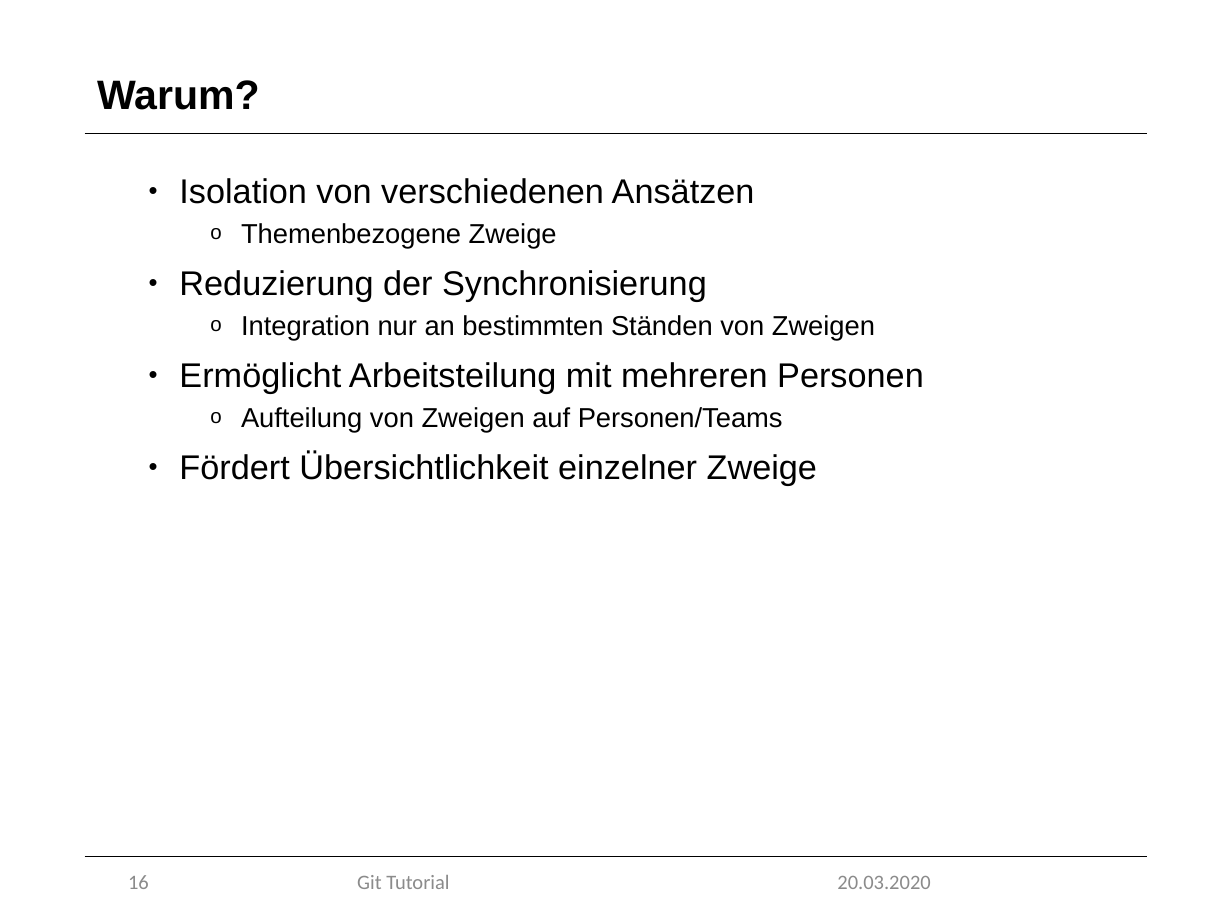
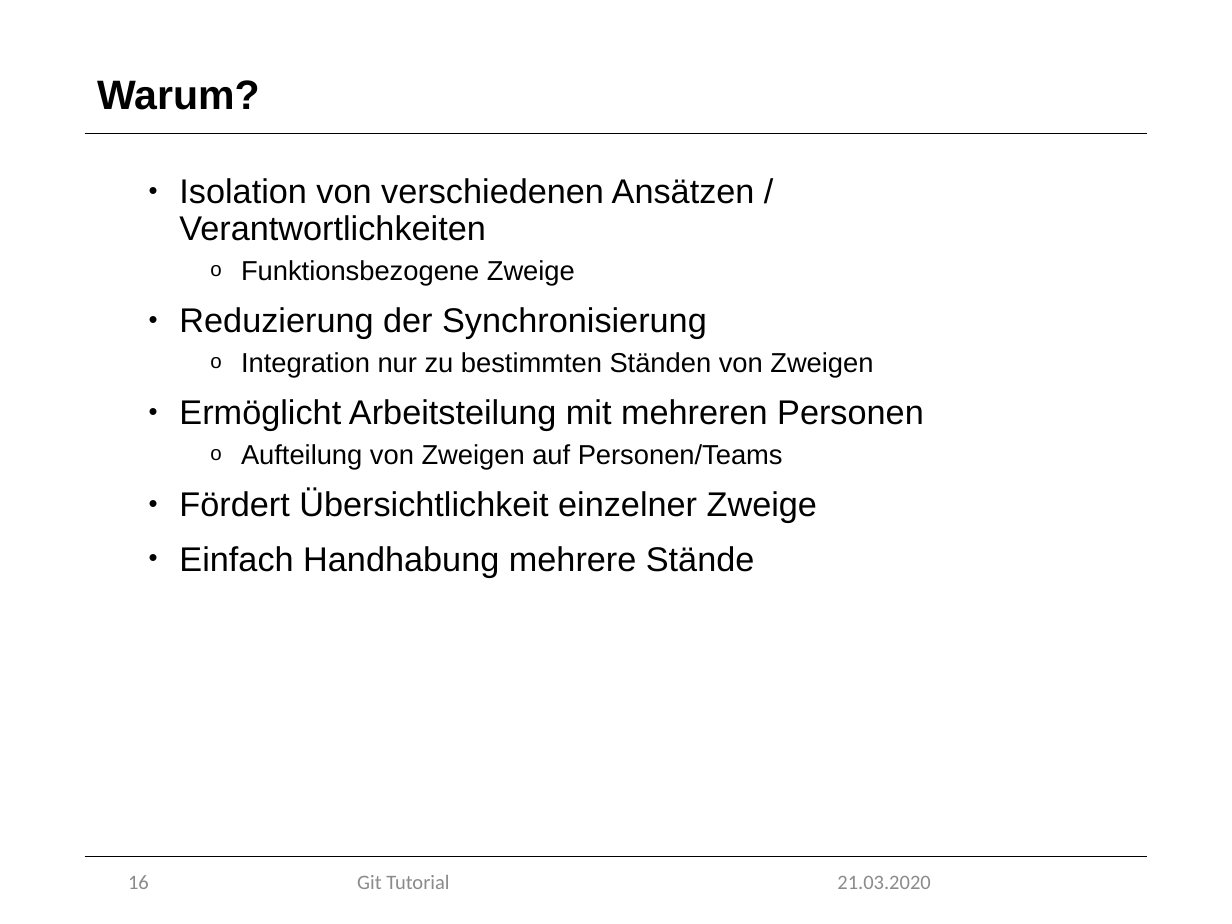
Before and after one commit to marcretzlaff/projektarbeit, a slide deck: slide 16 of Präsentation-90min/Präsentation-90min.pptx. Drawn at 1232x924 pixels with LibreOffice and Linux fonts; fonts in the diff are those of the drawing; background and template pictures are left out. Boxes give left, top, right and bottom in pixels: in the first picture for what was removed or moved away, otherwise in the second. Text is boxed around its words. In the diff, an @@ line names an element or a change of style, - is before the commit and + after.

```diff
--- a/Präsentation-90min/Präsentation-90min.pptx
+++ b/Präsentation-90min/Präsentation-90min.pptx
@@ text at bbox=[179, 178, 755, 241]: text changed @@
-• Isolation von verschiedenen Ansätzen
-  o Themenbezogene Zweige
+• Isolation von verschiedenen Ansätzen / Verantwortlichkeiten
+  o Funktionsbezogene Zweige
@@ text at bbox=[241, 352, 873, 377]: text changed @@
-  o Integration nur an bestimmten Ständen von Zweigen
+  o Integration nur zu bestimmten Ständen von Zweigen
@@ text at bbox=[179, 546, 755, 577]: paragraph added @@
+• Einfach Handhabung mehrere Stände
@@ text at bbox=[837, 876, 930, 889]: text changed @@
-20.03.2020
+21.03.2020
```
Also in this commit, not shown: 27 other slides changed, 4 slides added, 5 slides removed, 1 other file.
